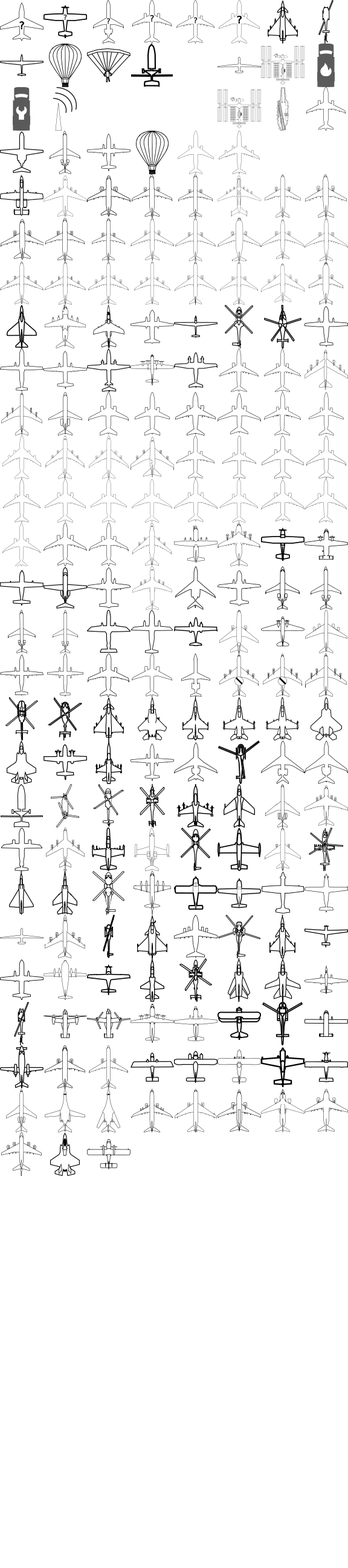
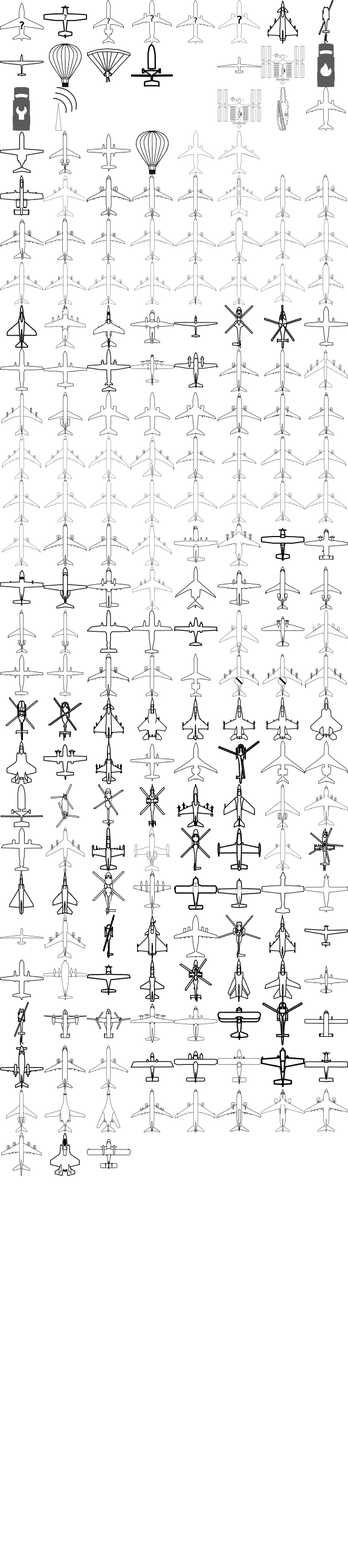
Layered file, before and after one edit (348 x 1568). Changes by layer:
renamed "sprites_dummy.png" to "beluga_sprites.png", painted on it over 2, 312, 342, 697
